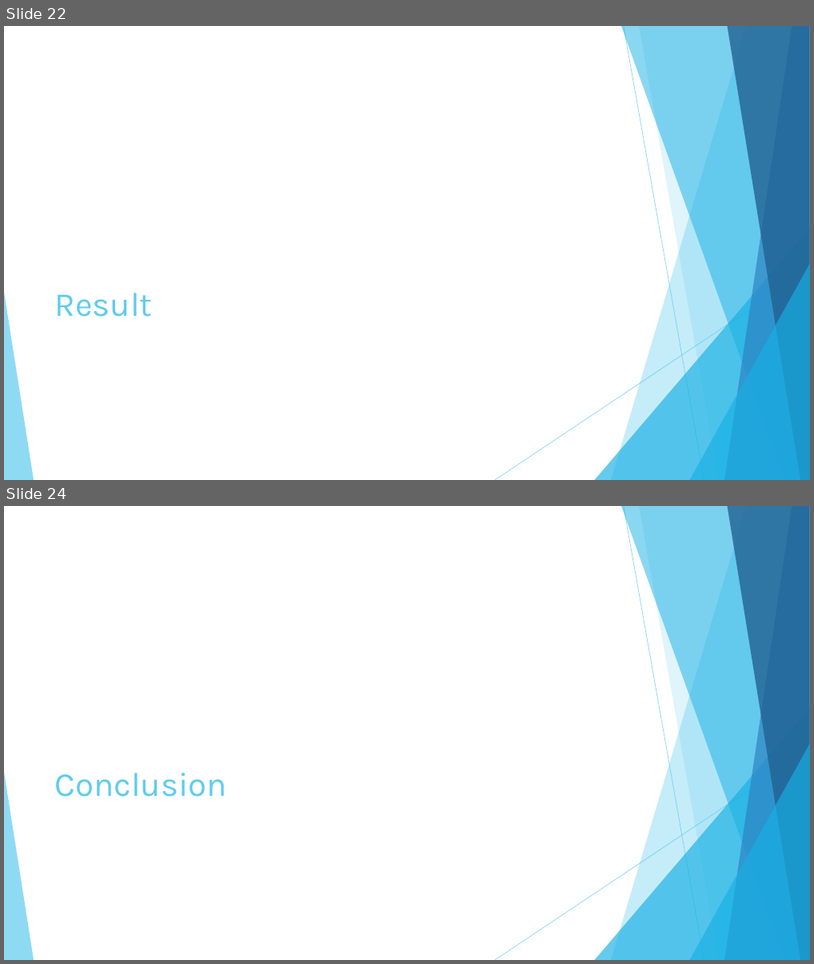
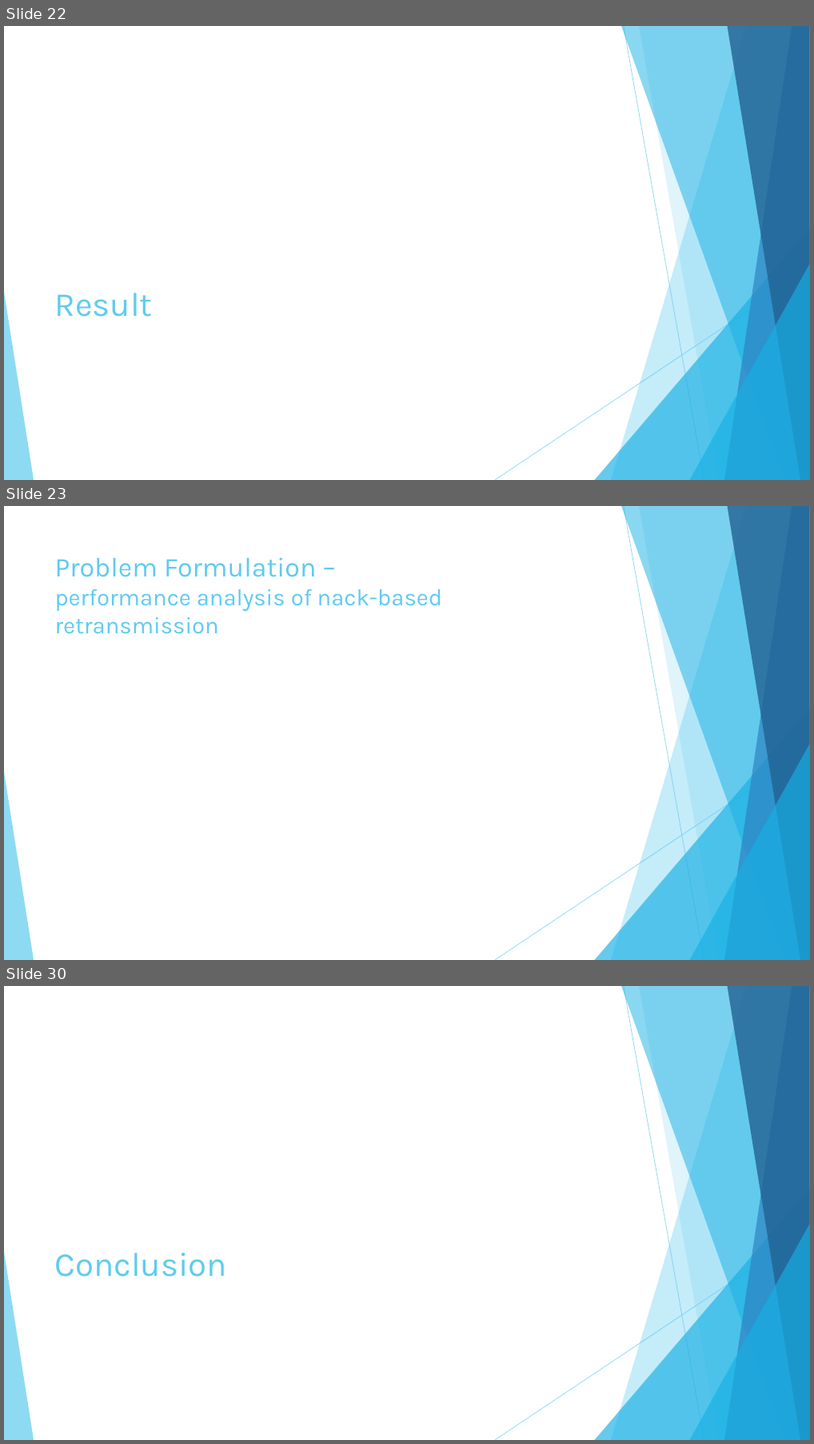
Before and after one commit to hungchun0201/Reliable_multicast_simulation, a slide deck: Final_project_reliable_multicast_retransmission_scheme.pptx. Shown one above the other, each under a label of ours: slides 22 and 24 before the commit, slides 22, 23 and 30 after it; the slides between them are not shown. The pictures are 814x964 and 814x1444 pixels, drawn with LibreOffice and Linux fonts; fonts in the diff are those of the drawing; grey boxes stand for pictures. Boxes give left, top, right and bottom in pixels: in the first picture for what was removed or moved away, otherwise in the second. Text is boxed around its words. In the diff, an @@ line names an element or a change of style, - is before the commit and + after.

```diff
--- a/Final_project_reliable_multicast_retransmission_scheme.pptx
+++ b/Final_project_reliable_multicast_retransmission_scheme.pptx
@@ slide 23 added at (4,506,810,960), background #FFFFFF; not listed: 10 template elements that a slide beside it also shows @@
@@ title added at (55,557,443,634), 27.9 pt, text #5FCBEF @@
+Problem Formulation –
+performance analysis of nack-based retransmission
@@ what was slide 24 is now slide 30 @@
```
Also in this commit, not shown: 14 slides changed, 12 other slides added, 4 slides removed, 14 other files.
